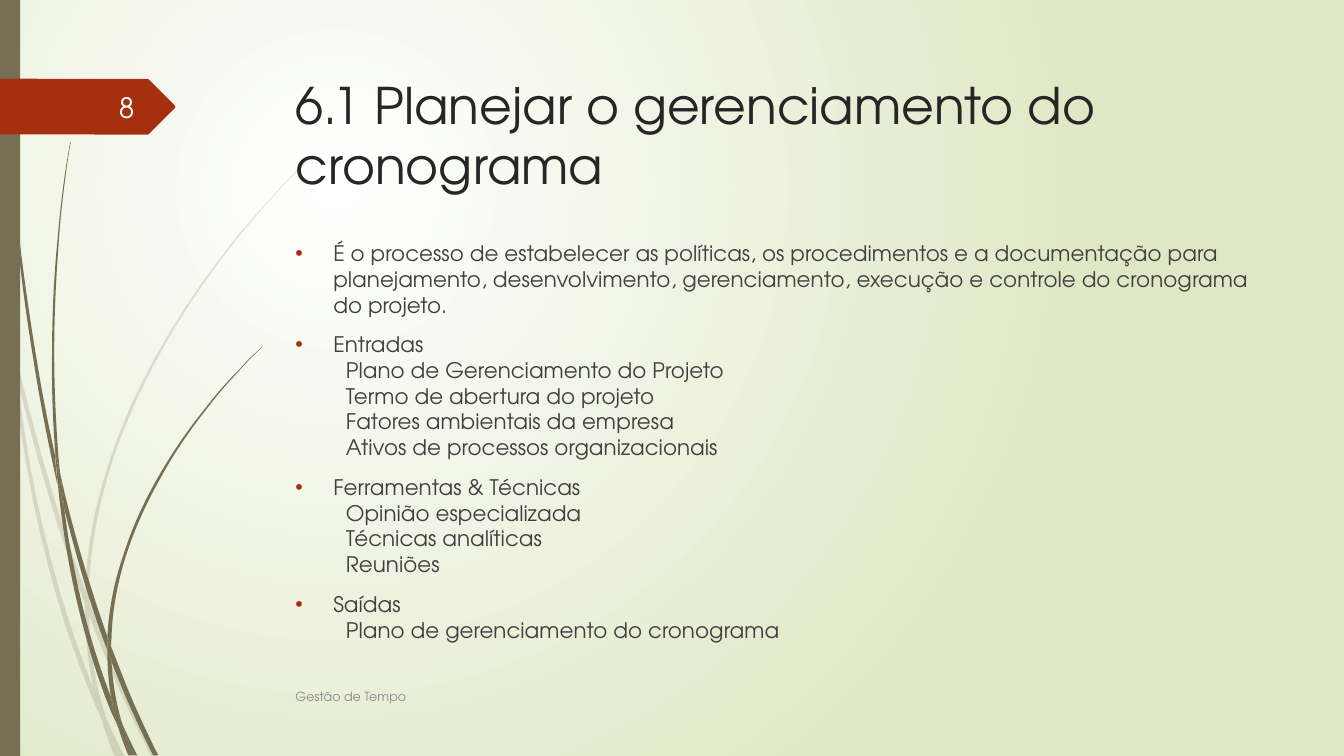
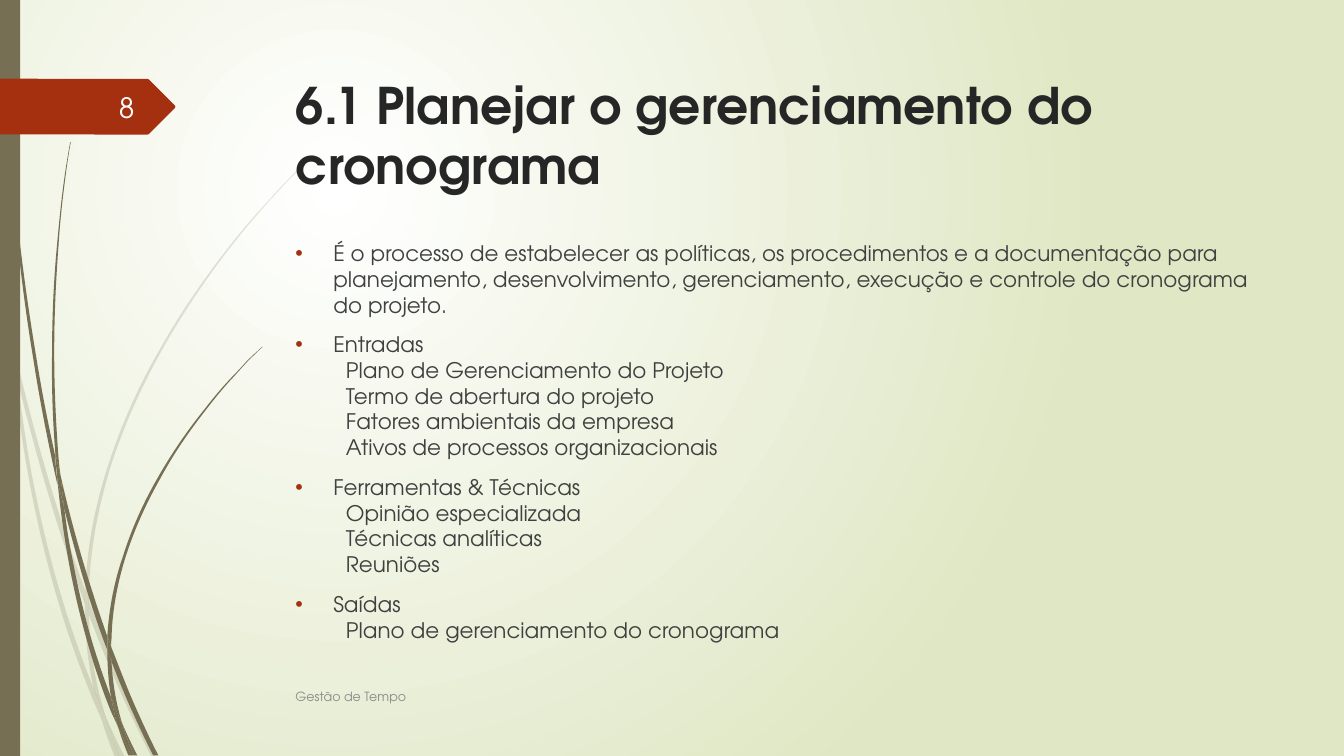
Before and after one commit to FabioMassaretto/GerenciamentoTempoProjeto, a slide deck: slide 8 of GERENCIAMENTO DO TEMPO DO PROJETO.pptx. Drawn at 1344x756 pixels with LibreOffice and Linux fonts; fonts in the diff are those of the drawing. Boxes give left, top, right and bottom in pixels: in the first picture for what was removed or moved away, otherwise in the second. Text is boxed around its words. In the diff, an @@ line names an element or a change of style, - is before the commit and + after.

```diff
--- a/GERENCIAMENTO DO TEMPO DO PROJETO.pptx
+++ b/GERENCIAMENTO DO TEMPO DO PROJETO.pptx
@@ title "6.1 Planejar o gerenciamento do ..." at <box>296,85,1093,195</box>: bold on @@
```
Also in this commit, not shown: 4 other slides changed, 13 slides added.
